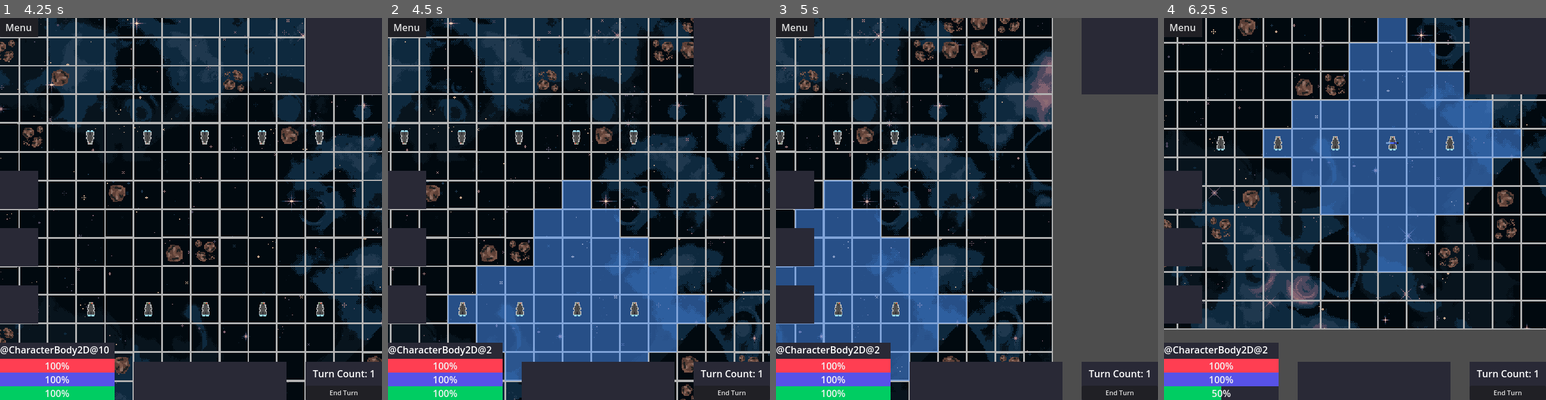
Above: before the commit, frames 1-4 (left to right).
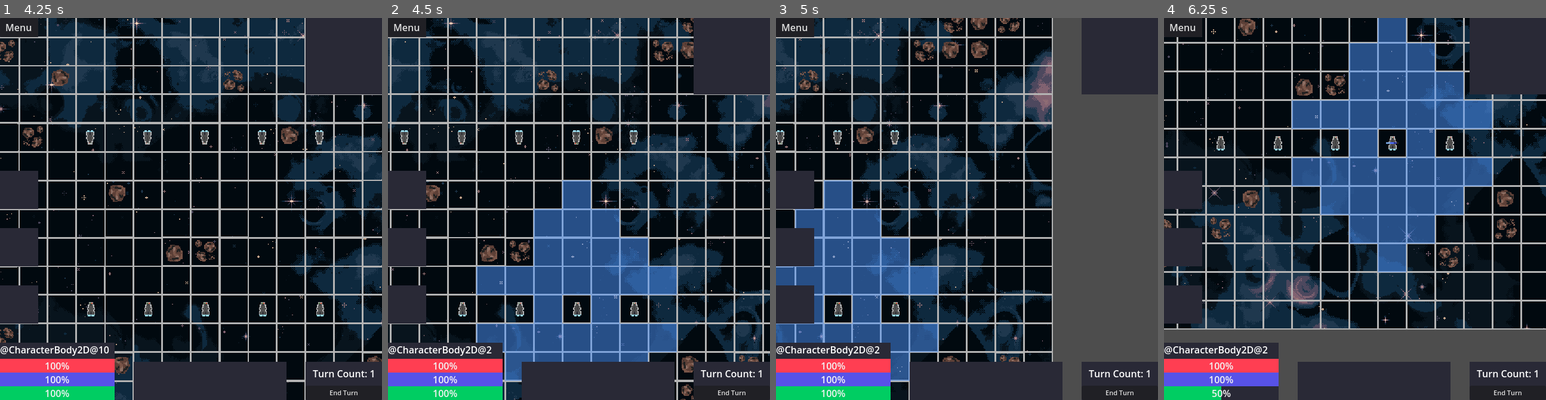
Above: after the commit, the same moments.

Repository: kAntonelli22/space
Game: Godot game, scene res://scenes/main_menu.tscn
Two runs of this game, one before a commit and one after it. Both use one fixed random seed, a clock stepped at 60 frames per second and the inputs below.
Inputs (mouse positions are in pixels of both pictures, inside the frame that each line leads up to):
- Up to frame 1 (4.25 s): click "Play Game" at 0.5 s; click "-->" at 1.25 s; click "End Turn" at 2 s; click "Menu" at 2.75 s; click "Resume" at 3.5 s
- Up to frame 2 (4.5 s): tap Enter (ui_accept) at 4.25 s; move the mouse to (594, 308) at 4.27 s; hold Right (ui_right) from 4.28 s (still down); hold Right mouse button (RMB) from 4.28 s (still down); click (594, 308) at 4.42 s
- Up to frame 3 (5 s): keep holding Right (ui_right); keep holding Right mouse button (RMB); tap Enter (ui_accept) at 4.52, 4.55, 4.82 s
- Up to frame 4 (6.25 s): move the mouse to (1225, 308) at 5.02 s; release Right mouse button (RMB) at 5.03 s; tap Enter (ui_accept) at 5.1, 5.27, 5.57, 5.75, 6.05 s; click (1225, 308) at 5.17 s; right-click (1225, 308) at 5.3 s; move the mouse to (1282, 308) at 5.77 s; release Right (ui_right) at 5.78 s; hold Left (ui_left) from 5.78 s (still down); hold S (CameraDown) from 5.78 s (still down); click (1282, 308) at 5.92 s

Frame 1 is identical in both runs. In frame 2, 3.7% of the frame differs, in the area x 15-84%, y 72-80%; in frame 3, 2.1%; in frame 4, 3.7%.

Commit message:
changed pathfinding to only use astar and created empty AI scene

Diff:
--- /dev/null
+++ b/cpu_frigate.gd
@@ -0,0 +1,25 @@
+extends CharacterBody2D
+
+
+const SPEED = 300.0
+const JUMP_VELOCITY = -400.0
+
+
+func _physics_process(delta: float) -> void:
+   # Add the gravity.
+   if not is_on_floor():
+      velocity += get_gravity() * delta
+
+   # Handle jump.
+   if Input.is_action_just_pressed("ui_accept") and is_on_floor():
+      velocity.y = JUMP_VELOCITY
+
+   # Get the input direction and handle the movement/deceleration.
+   # As good practice, you should replace UI actions with custom gameplay actions.
+   var direction := Input.get_axis("ui_left", "ui_right")
+   if direction:
+      velocity.x = direction * SPEED
+   else:
+      velocity.x = move_toward(velocity.x, 0, SPEED)
+
+   move_and_slide()
--- a/scripts/Camera2D.gd
+++ b/scripts/Camera2D.gd
@@ -20,7 +20,6 @@
       moveby.y += lerp(7.5, 2.5, (zoom.y - 1) / 4)
    if Input.is_action_pressed("CameraUp"):
       moveby.y -= lerp(7.5, 2.5, (zoom.y - 1) / 4)
-   print(moveby)
    # if user zooms -> zoom in or out and clamp value
    if Input.is_action_just_released("ZoomUp"):
       zoom += Vector2(0.25, 0.25)
--- a/scripts/frigate.gd
+++ b/scripts/frigate.gd
@@ -14,6 +14,7 @@
 var RAILGUN_RANGE : Vector2i = Vector2i(5, 5)
 
 # movement variables
+var current_position : Vector2i
 var target_position : Vector2
 var current_id_path : Array[Vector2i]
 var current_point_path : PackedVector2Array
@@ -29,6 +30,9 @@
 @onready var collider = $CollisionShape2D
 
 func _ready():
+   current_position = main.tile_board.local_to_map(position)
+   Global.astar.set_point_solid(current_position)
+
    add_to_group("Ships")
    if faction == 0:
       add_to_group("PlayerShips")
@@ -62,12 +66,13 @@
    var mouse_position = get_global_mouse_position()
    var tile = main.tile_board.local_to_map(mouse_position)
    var snapped_mouse = main.tile_board.map_to_local(tile)
-   over_object = true
-
-   # check if mouse_position collides with any ships or asteroids
-   over_object = Global.check_collision_with_group("Ships", snapped_mouse)
-   if Global.astar.is_point_solid(tile):
-      over_object = true
+   current_position = main.tile_board.local_to_map(global_position)
+   over_object = false
+   # if mouse is in map bounds -> get tile and check if mouse is over object
+   if Global.map_rect.has_point(tile):
+      if Global.astar.is_point_solid(tile):
+         over_object = true
+
    # fire railgun shell
    if event.is_action_pressed("RMB") and is_selected and over_object and action_points > 0:
       is_firing = true
@@ -76,6 +81,8 @@
       instance_shell()
    # if user clicks while ship selected -> move
    if event.is_action_pressed("RMB") and is_selected and !over_object:
+      print("clearing position from astar: ", current_position)
+      Global.astar.set_point_solid(current_position, 0)     # clear current position from astar
       var id_path = Global.astar.get_id_path(main.tile_board.local_to_map(global_position), tile).slice(1)
 
       # if local path var isnt empty -> set global path var and point path var
@@ -127,6 +134,9 @@
          target_position = main.tile_board.map_to_local(current_id_path.front())
       # else -> stop moving
       else:
+         current_position = main.tile_board.local_to_map(global_position)
+         print("setting position solid: ", current_position)
+         Global.astar.set_point_solid(current_position)
          is_moving = false
          display_movement()
    # end of global position equals next target point if statement ------------
--- a/scripts/space_game.gd
+++ b/scripts/space_game.gd
@@ -30,7 +30,7 @@
    pass
 
 # --- # --- # --- # --- # Issues -- # --- # --- # --- # --- #
-# - moving mouse off the map causes a silent error with over_object if statement
+# - moving mouse off the map and attempting to move causes crashless error
 # - movement overlay bugs out when it hits edge of the map
 # - movement overlay covers other ships and ships can pass through eachother
 
